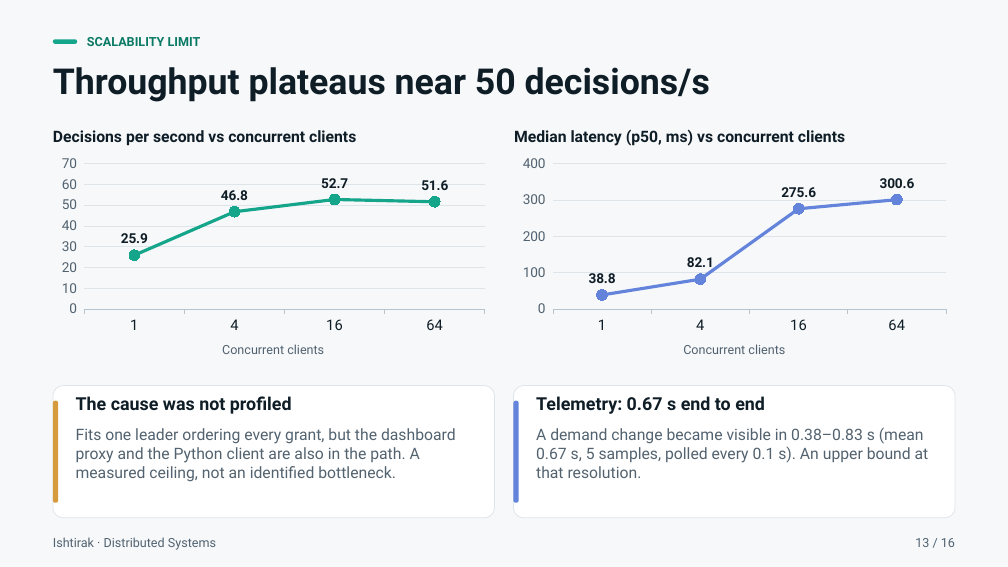
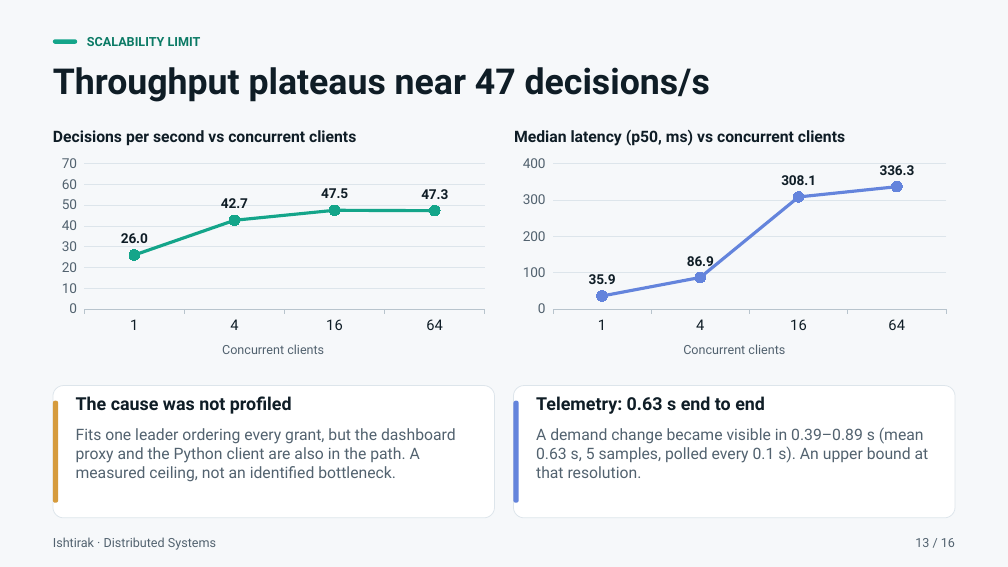
Before and after one commit to Roy-r2004/Ishtirak, a slide deck: slide 13 of docs/Ishtirak_Presentation.pptx. Drawn at 1008x567 pixels with LibreOffice and Linux fonts; fonts in the diff are those of the drawing. Boxes give left, top, right and bottom in pixels: in the first picture for what was removed or moved away, otherwise in the second. Text is boxed around its words. In the diff, an @@ line names an element or a change of style, - is before the commit and + after.

```diff
--- a/docs/Ishtirak_Presentation.pptx
+++ b/docs/Ishtirak_Presentation.pptx
@@ text at (53,67,710,102): text changed @@
-Throughput plateaus near 50 decisions/s
+Throughput plateaus near 47 decisions/s
@@ line chart at (53,151,494,374) @@
-Series 1: 25.9, 46.8, 52.7, 51.6
+Series 1: 26, 42.7, 47.5, 47.3
@@ line chart at (514,151,955,374) @@
-Series 1: 38.8, 82.1, 275.6, 300.6
+Series 1: 35.9, 86.9, 308.1, 336.3
@@ text at (536,396,765,414): text changed @@
-Telemetry: 0.67 s end to end
+Telemetry: 0.63 s end to end
@@ text at (536,427,929,478): text changed @@
-A demand change became visible in 0.38–0.83 s (mean 0.67 s, 5 samples, polled every 0.1 s). An upper bound at that resolution.
+A demand change became visible in 0.39–0.89 s (mean 0.63 s, 5 samples, polled every 0.1 s). An upper bound at that resolution.
```
Also in this commit, not shown: 6 other slides changed, 23 other files.
